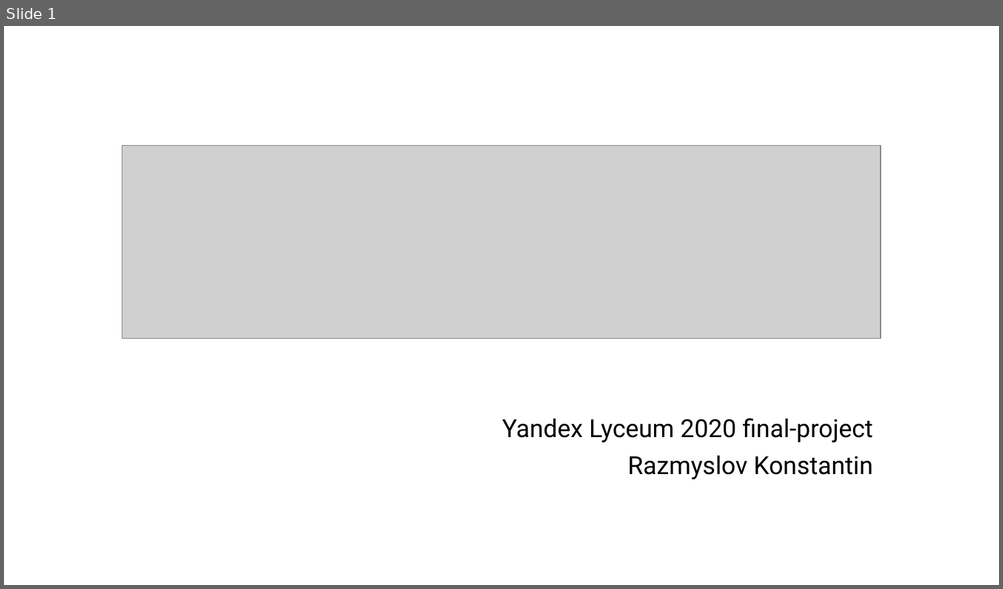
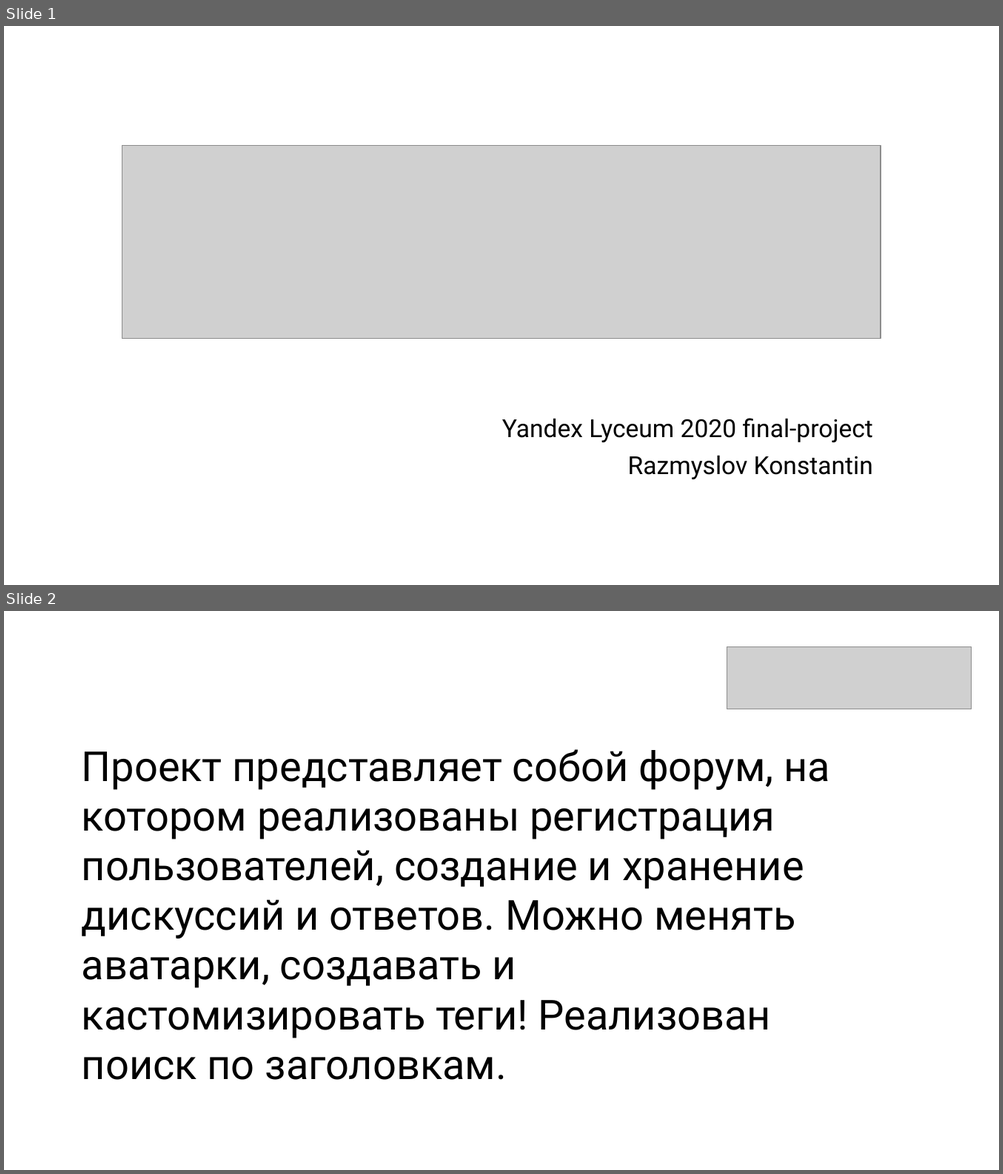
Before and after one commit to YoitzWolf/oxygen, a slide deck: documents/view-master.pptx. Shown one above the other, each under a label of ours: slide 1 before the commit, slides 1 and 2 after it. The pictures are 1003x589 and 1003x1174 pixels, drawn with LibreOffice and Linux fonts; fonts in the diff are those of the drawing; grey boxes stand for pictures. Boxes give left, top, right and bottom in pixels: in the first picture for what was removed or moved away, otherwise in the second. Text is boxed around its words. In the diff, an @@ line names an element or a change of style, - is before the commit and + after.

```diff
--- a/documents/view-master.pptx
+++ b/documents/view-master.pptx
@@ slide 2 added at [4, 611, 999, 1170], background #FFFFFF @@
@@ picture added at [727, 647, 972, 709] @@
@@ text added at [82, 749, 831, 1080], 40 pt, text #000000 @@
+Проект представляет собой форум, на котором реализованы регистрация пользователей, создание и хранение дискуссий и ответов. Можно менять аватарки, создавать и кастомизировать теги! Реализован поиск по заголовкам.
```
Also in this commit, not shown: 2 other slides added, 1 slide removed.
